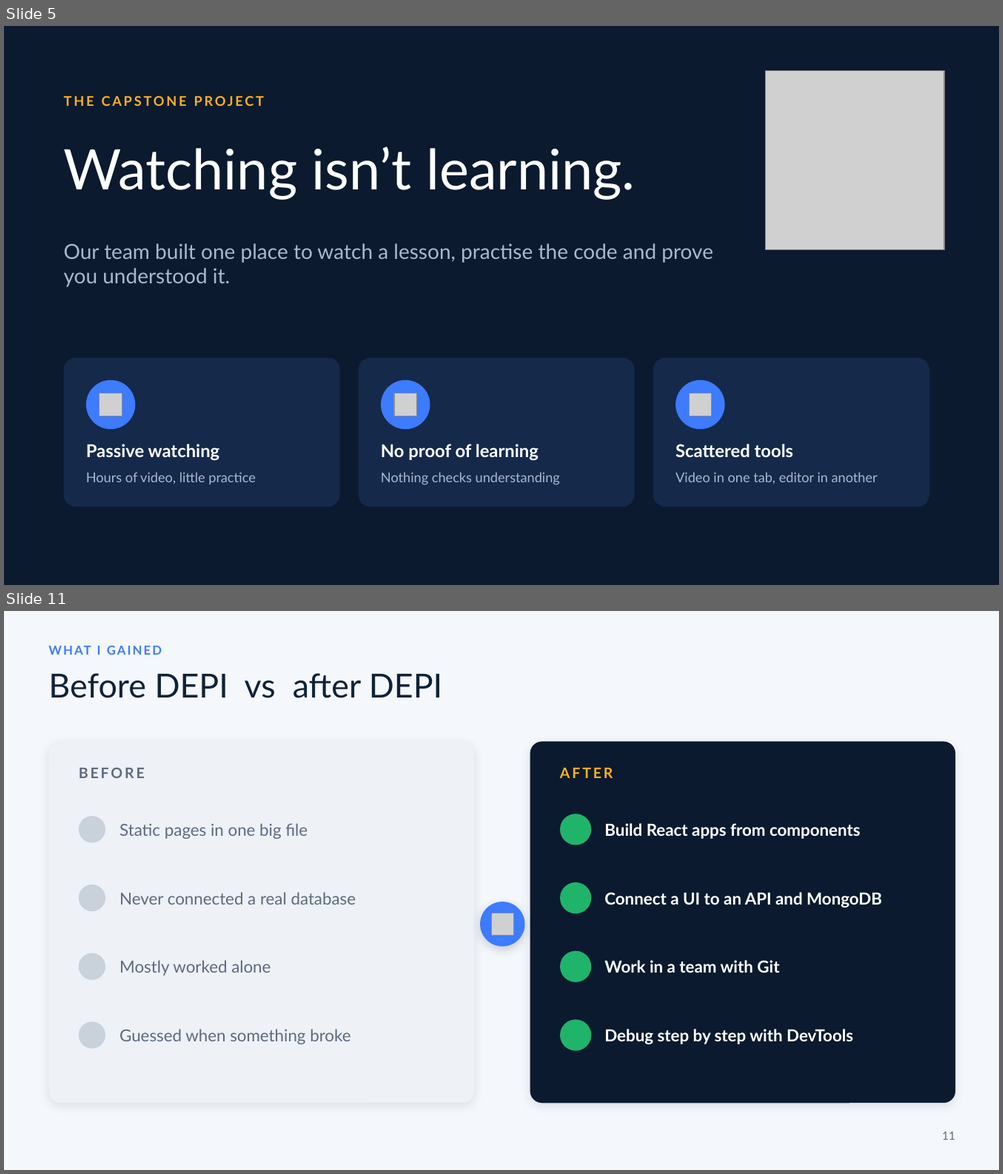
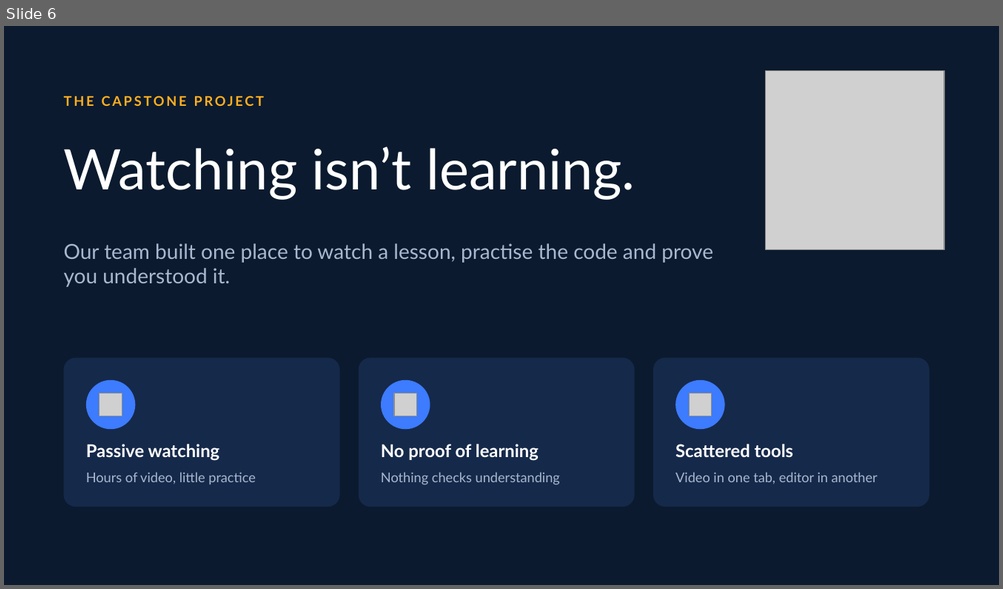
Before and after one commit to Saif-eldin-Ahmed-Helmy/Interactive-Learning-Platform, a slide deck: output/discussion/Saif-DEPI-Discussion.pptx. Shown one above the other, each under a label of ours: slides 5 and 11 before the commit, slide 6 after it; the slides between them are not shown. The pictures are 1003x1174 and 1003x589 pixels, drawn with LibreOffice and Linux fonts; fonts in the diff are those of the drawing; grey boxes stand for pictures; background and template pictures are left out. Boxes give left, top, right and bottom in pixels: in the first picture for what was removed or moved away, otherwise in the second. Text is boxed around its words. In the diff, an @@ line names an element or a change of style, - is before the commit and + after.

```diff
--- a/output/discussion/Saif-DEPI-Discussion.pptx
+++ b/output/discussion/Saif-DEPI-Discussion.pptx
@@ slide 11 removed at <box>4,611,999,1170</box>, background #F4F7FB @@
@@ text removed at <box>97,646,101,655</box> @@
-WHAT I GAINED
@@ text removed at <box>48,673,442,698</box> @@
-Before DEPI vs after DEPI
@@ rounded rectangle removed at <box>48,741,474,1103</box> @@
@@ rounded rectangle removed at <box>530,741,956,1103</box> @@
@@ text removed at <box>79,767,145,778</box> @@
-BEFORE
@@ text removed at <box>560,767,613,778</box> @@
-AFTER
@@ ellipse removed at <box>79,816,105,843</box> @@
@@ text removed at <box>119,823,307,839</box> @@
-Static pages in one big file
@@ ellipse removed at <box>560,814,591,846</box> @@
@@ text removed at <box>604,823,860,839</box> @@
-Build React apps from components
@@ ellipse removed at <box>79,885,105,911</box> @@
@@ text removed at <box>119,892,356,905</box> @@
-Never connected a real database
@@ ellipse removed at <box>560,883,591,914</box> @@
@@ text removed at <box>604,892,882,908</box> @@
-Connect a UI to an API and MongoDB
@@ ellipse removed at <box>480,902,525,947</box> @@
@@ picture removed at <box>491,913,514,936</box> @@
@@ ellipse removed at <box>79,954,105,980</box> @@
@@ text removed at <box>119,960,270,976</box> @@
-Mostly worked alone
@@ ellipse removed at <box>560,951,591,982</box> @@
@@ text removed at <box>604,960,779,973</box> @@
-Work in a team with Git
@@ ellipse removed at <box>79,1022,105,1049</box> @@
@@ text removed at <box>119,1029,350,1045</box> @@
-Guessed when something broke
@@ ellipse removed at <box>560,1020,591,1051</box> @@
@@ text removed at <box>604,1029,853,1045</box> @@
-Debug step by step with DevTools
@@ text removed at <box>942,1132,955,1140</box> @@
-11
@@ what was slide 5 is now slide 6 @@
```
Also in this commit, not shown: 4 slides changed, 4 slides added, 2 other slides removed, 10 other files.
